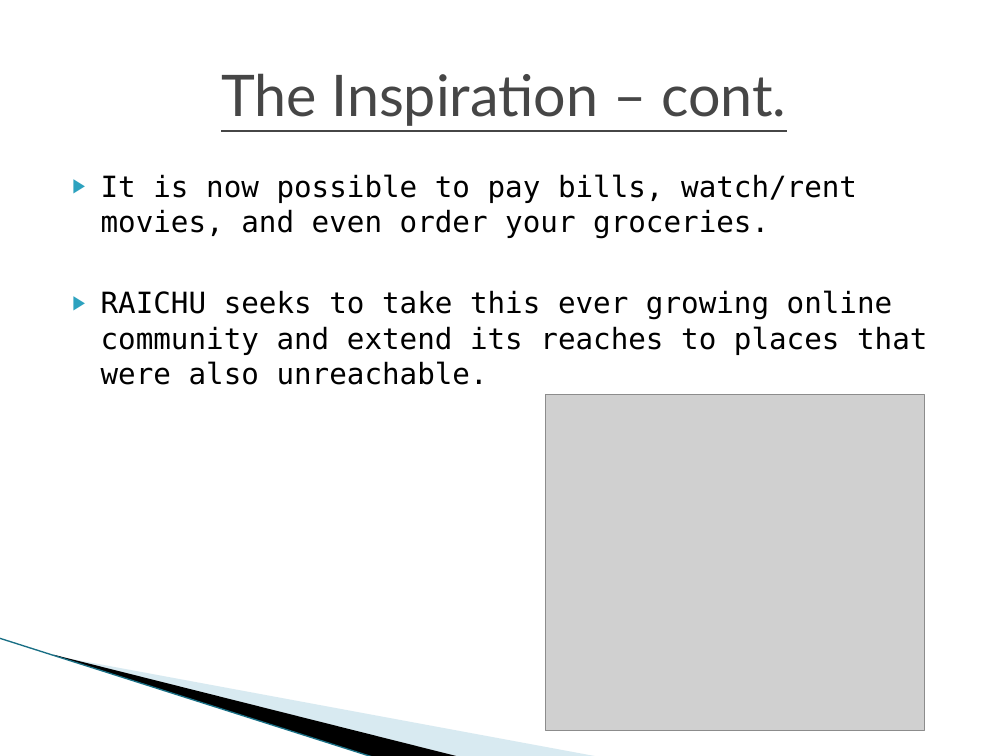
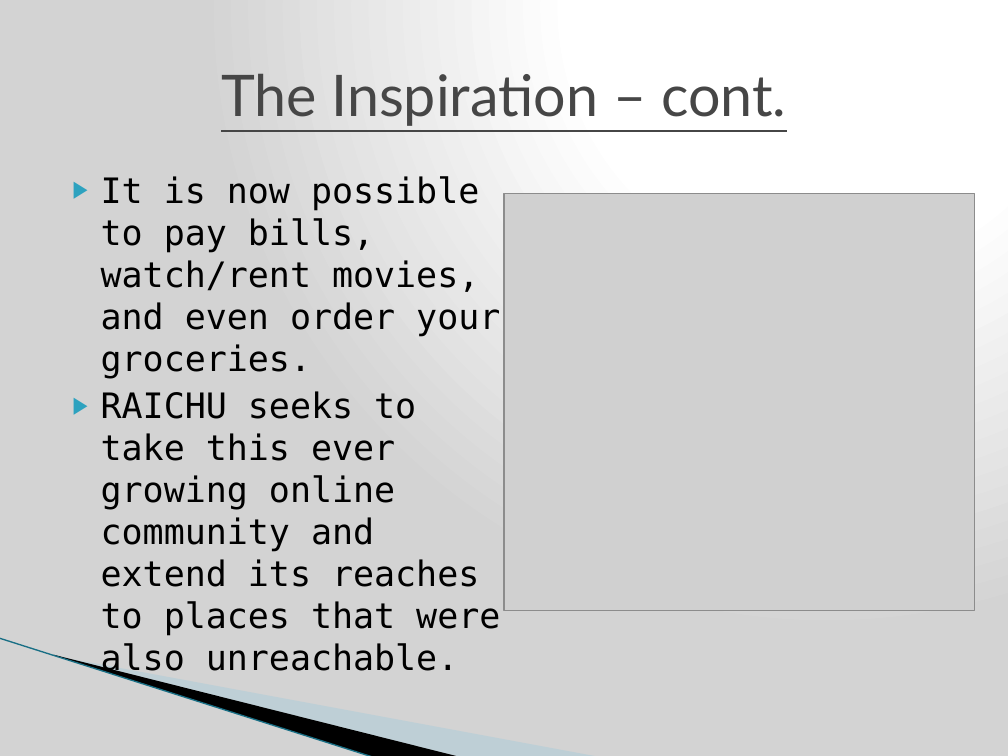
Before and after one commit to nomastmas/raichu, a slide deck: slide 3 of docs/final_presentation_ben.pptx. Drawn at 1008x756 pixels with LibreOffice and Linux fonts; fonts in the diff are those of the drawing; grey boxes stand for pictures; background and template pictures are left out. Boxes give left, top, right and bottom in pixels: in the first picture for what was removed or moved away, otherwise in the second. Text is boxed around its words. In the diff, an @@ line names an element or a change of style, - is before the commit and + after.

```diff
--- a/docs/final_presentation_ben.pptx
+++ b/docs/final_presentation_ben.pptx
@@ background #FFFFFF to gradient #FFFFFF to #D3D3D3 @@
@@ text "It is now possible to ..." at [101, 176, 500, 678]: size 20.9 to 25 pt @@
@@ picture: place and size @@
-picture at [546, 395, 925, 731]
+picture at [504, 194, 975, 611]
```
Also in this commit, not shown: 13 other slides changed, 11 slides added, 1 other file.
